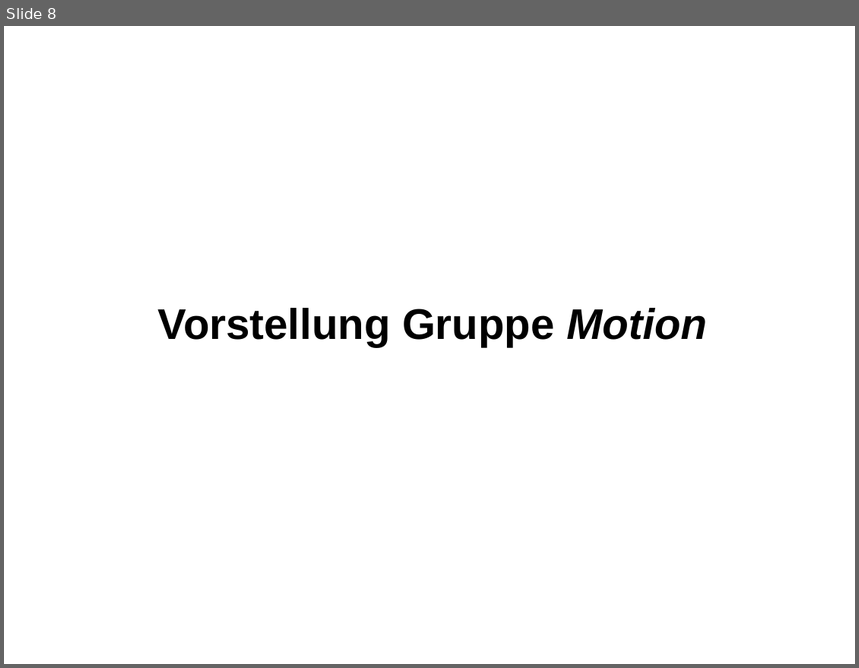
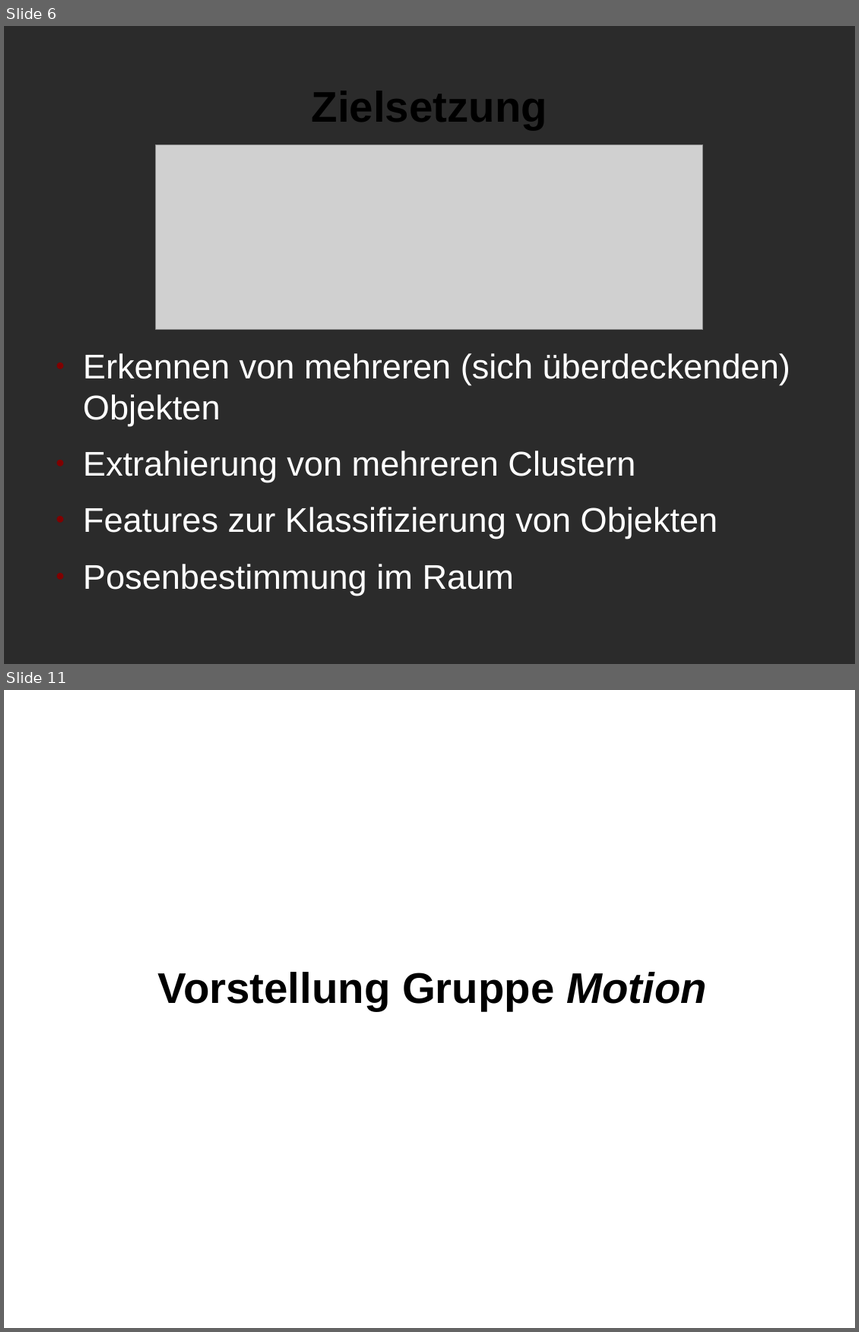
Before and after one commit to K8lcx63/suturo, a slide deck: demo_meilenstein_2/Präsentation.odp. Shown one above the other, each under a label of ours: slide 8 before the commit, slides 6 and 11 after it; the slides between them are not shown. The pictures are 859x668 and 859x1332 pixels, drawn with LibreOffice and Linux fonts; fonts in the diff are those of the drawing; grey boxes stand for pictures; background and template pictures are left out; a plain dark background stands for a picture behind light text. Boxes give left, top, right and bottom in pixels: in the first picture for what was removed or moved away, otherwise in the second. Text is boxed around its words. In the diff, an @@ line names an element or a change of style, - is before the commit and + after.

```diff
--- a/demo_meilenstein_2/Präsentation.odp
+++ b/demo_meilenstein_2/Präsentation.odp
@@ slide 6 added at [4,26,855,664], background picture (left out) @@
@@ title added at [312,91,547,129], 40 pt, text #000000, bold @@
+Zielsetzung
@@ picture added at [156,145,704,330] @@
@@ text added at [83,354,791,595], 32 pt, text #FFFFFF @@
+● Erkennen von mehreren (sich überdeckenden) Objekten
+● Extrahierung von mehreren Clustern
+● Features zur Klassifizierung von Objekten
+● Posenbestimmung im Raum
@@ what was slide 8 is now slide 11 @@
```
Also in this commit, not shown: 2 slides changed, 2 other slides added, 5 other files.
